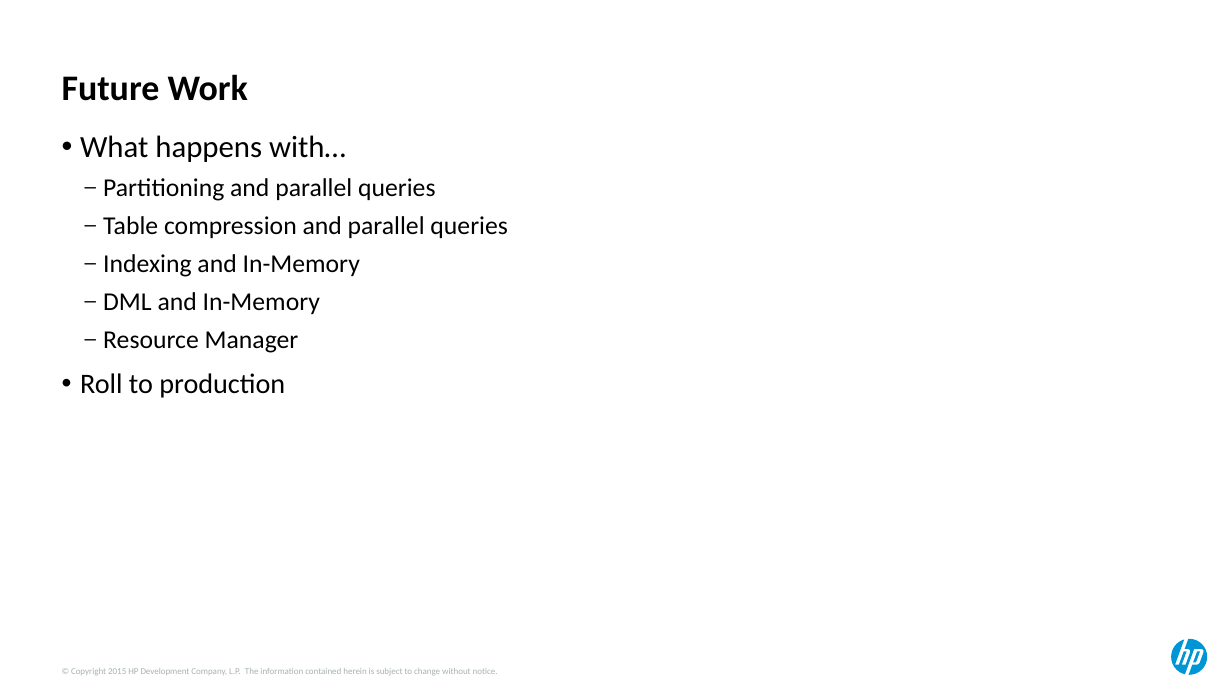
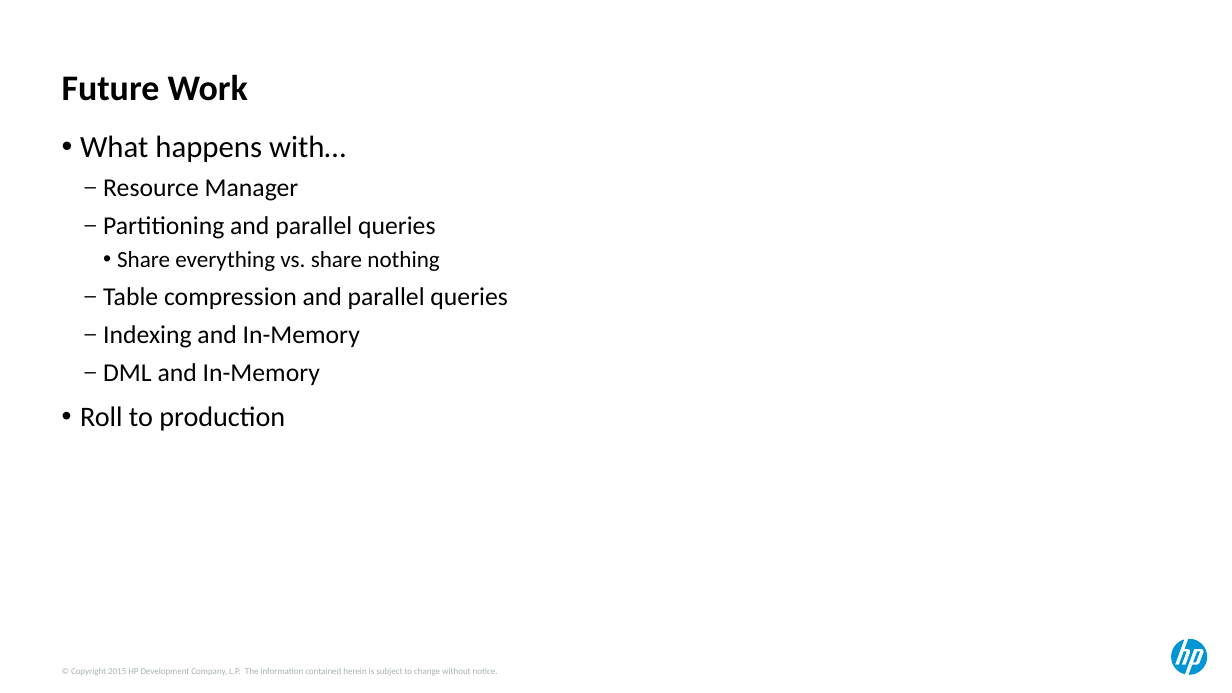
Before and after one commit to ndesilets/Group-13-HP-Big-Data-Analytics, a slide deck: slide 26 of Power Point Files/hotsos_2017 (combined).pptx (slide 27 before the commit). Drawn at 1232x693 pixels with LibreOffice and Linux fonts; fonts in the diff are those of the drawing. Boxes give left, top, right and bottom in pixels: in the first picture for what was removed or moved away, otherwise in the second. Text is boxed around its words. In the diff, an @@ line names an element or a change of style, - is before the commit and + after.

```diff
--- a/Power Point Files/hotsos_2017 (combined).pptx
+++ b/Power Point Files/hotsos_2017 (combined).pptx
@@ text at [103, 179, 299, 201]: paragraph added @@
+  – Resource Manager
@@ text at [117, 251, 439, 271]: paragraph added @@
+    • Share everything vs. share nothing
@@ text at [103, 331, 299, 353]: paragraph removed @@
-  – Resource Manager
```
Also in this commit, not shown: 14 other slides changed, 1 slide added, 1 slide removed.
